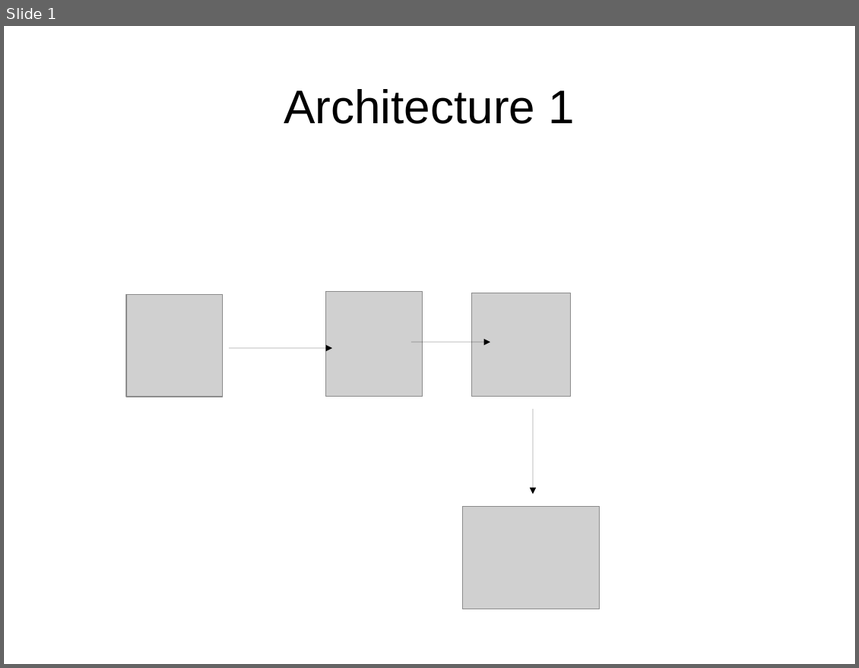
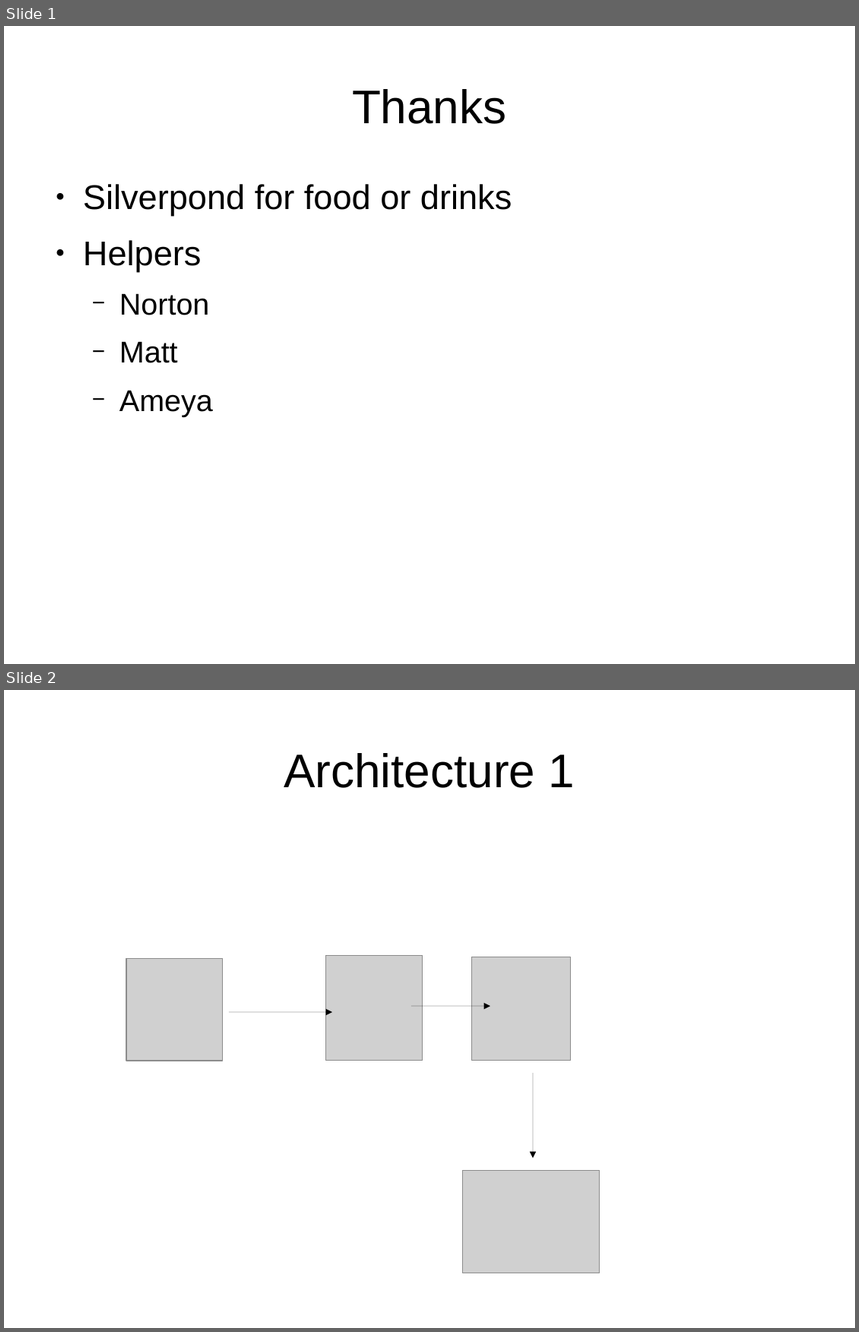
Before and after one commit to daghanacay/serverless-fileupload, a slide deck: documents/presentation.odp. Shown one above the other, each under a label of ours: slide 1 before the commit, slides 1 and 2 after it. The pictures are 859x668 and 859x1332 pixels, drawn with LibreOffice and Linux fonts; fonts in the diff are those of the drawing; grey boxes stand for pictures. Boxes give left, top, right and bottom in pixels: in the first picture for what was removed or moved away, otherwise in the second. Text is boxed around its words. In the diff, an @@ line names an element or a change of style, - is before the commit and + after.

```diff
--- a/documents/presentation.odp
+++ b/documents/presentation.odp
@@ slide 1 added at (4, 26, 855, 664), background #FFFFFF @@
@@ title added at (352, 89, 506, 124), 44 pt, text #000000 @@
+Thanks
@@ text added at (83, 184, 512, 417), 32 pt, text #000000 @@
+● Silverpond for food or drinks
+● Helpers
+  − Norton
+  − Matt
+  − Ameya
@@ what was slide 1 is now slide 2 @@
```
Also in this commit, not shown: 1 slide changed, 2 other slides added.
